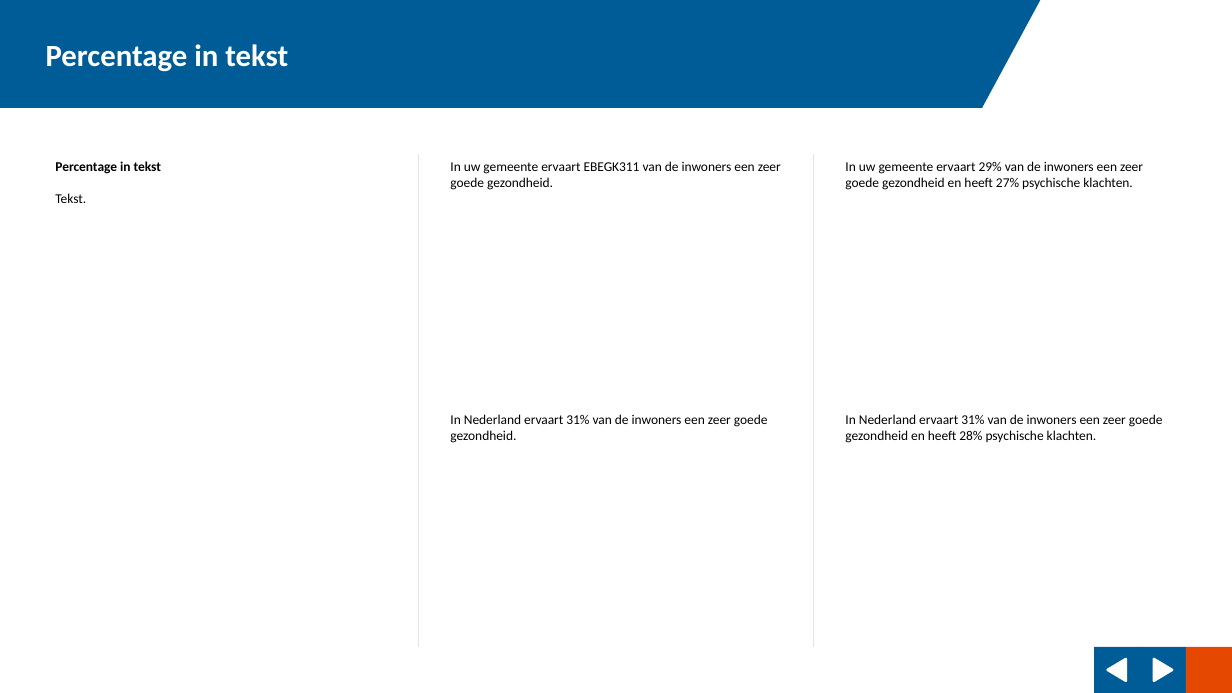
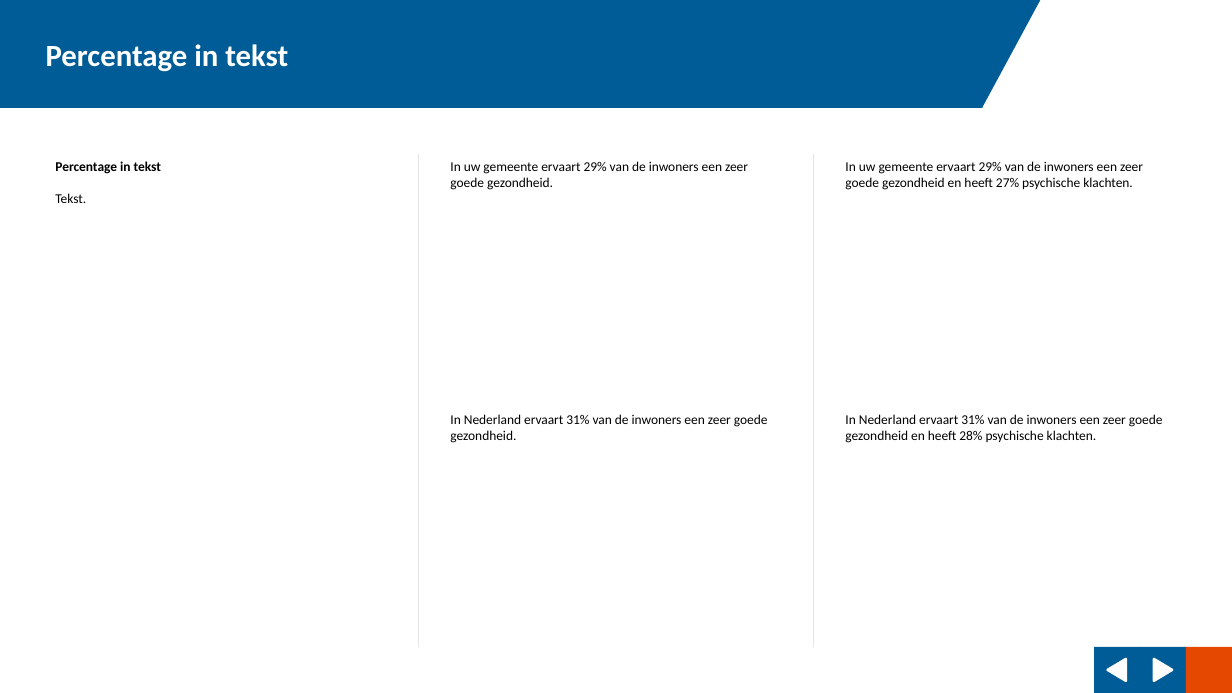
Before and after one commit to ggdatascience/reports_excel_to_powerpoint, a slide deck: slide 10 of example/Rapportage Heideveen.pptx (slide 7 before the commit). Drawn at 1232x693 pixels with LibreOffice and Linux fonts; fonts in the diff are those of the drawing; background and template pictures are left out. Boxes give left, top, right and bottom in pixels: in the first picture for what was removed or moved away, otherwise in the second. Text is boxed around its words. In the diff, an @@ line names an element or a change of style, - is before the commit and + after.

```diff
--- a/example/Rapportage Heideveen.pptx
+++ b/example/Rapportage Heideveen.pptx
@@ text at [450, 161, 748, 190]: text changed @@
-In uw gemeente ervaart EBEGK311 van de inwoners een zeer goede gezondheid.
+In uw gemeente ervaart 29% van de inwoners een zeer goede gezondheid.
```
Also in this commit, not shown: 5 other slides changed, 6 slides added, 3 slides removed, 12 other files.
